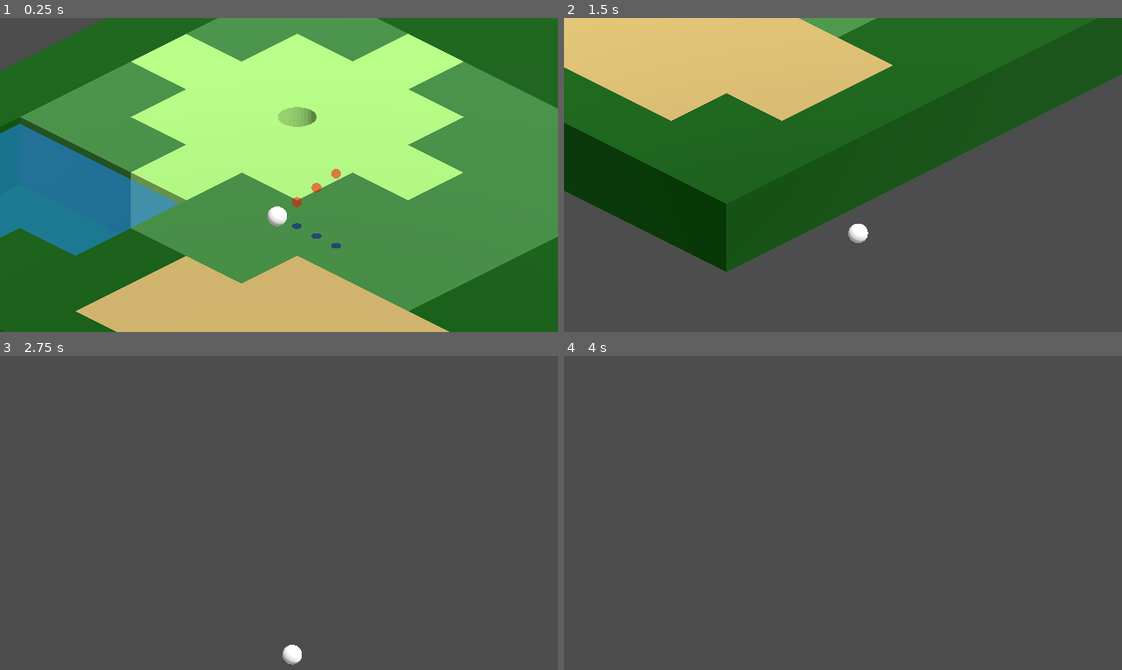
Above: before the commit, frames 1-4 (two rows, left to right).
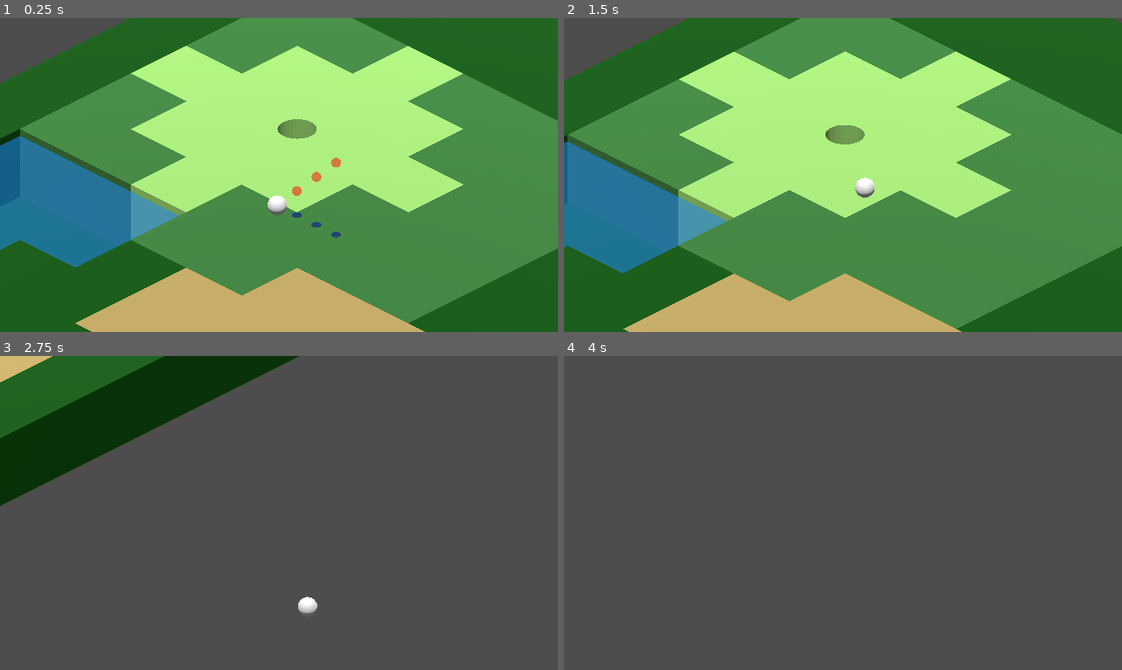
Above: after the commit, the same moments.

Repository: corin-gaiotto/gdc-jam-fall-2026
Game: Godot game, scene res://scenes/golfing.tscn
Two runs of this game, one before a commit and one after it. Both use one fixed random seed, a clock stepped at 60 frames per second and the inputs below.
Inputs:
- Up to frame 1 (0.25 s): no input
- Up to frame 2 (1.5 s): hold D (ball_angle_right) 0.53-1.28 s; tap Space (ball_launch) at 0.6, 1.35 s; hold S (ball_angle_down) from 1.28 s (still down)
- Up to frame 3 (2.75 s): release S (ball_angle_down) at 2.03 s; hold D (ball_angle_right) from 2.03 s (still down); tap Space (ball_launch) at 2.1 s
- Up to frame 4 (4 s): release D (ball_angle_right) at 2.78 s; hold W (ball_angle_up) 2.78-3.53 s; tap Space (ball_launch) at 2.85, 3.6 s; hold A (ball_angle_left) from 3.53 s (still down)

The runs differ from the first frame. In frame 1, 17% of the frame differs, in the area x 0-100%, y 0-100%; in frame 2, 92%; in frame 3, 13%; in frame 4, nothing differs.

Commit message:
add variable launch strength (still needs UI indicator)

Diff:
--- a/scenes/golfing.tscn
+++ b/scenes/golfing.tscn
@@ -10,12 +10,12 @@
 background_color = Color(0.49632627, 0.6586701, 1, 0.22352941)
 ambient_light_source = 3
 ambient_light_color = Color(1, 1, 1, 1)
-ambient_light_energy = 0.3
+ambient_light_energy = 0.1
 
 [node name="Golfing" type="Node3D" unique_id=2049913240]
 
 [node name="DirectionalLight3D" type="DirectionalLight3D" parent="." unique_id=448123260]
-transform = Transform3D(0.0540789, -0.86475813, 0.4992683, 0, 0.49999997, 0.86602545, -0.99853665, -0.0468337, 0.027039448, 0.03189373, 1.0257893, 0)
+transform = Transform3D(0.8660253, -0.48296288, 0.12940954, 0, 0.25881904, 0.9659258, -0.49999997, -0.8365162, 0.22414389, 0.03189373, 1.0257893, 0)
 
 [node name="Camera3D" type="Camera3D" parent="." unique_id=1731411613 node_paths=PackedStringArray("tracking_ball")]
 transform = Transform3D(0.7071067, -0.35355338, 0.6123724, 0, 0.8660254, 0.5, -0.7071067, -0.35355338, 0.6123724, 1, 2, 1)
--- a/scripts/golf_ball.gd
+++ b/scripts/golf_ball.gd
@@ -22,8 +22,6 @@
 const hazard_frames_required: int = 3 * 60
 var hazard_frames: int = 0
 
-var launch_strength: float = 5
-
 # aiming direction
 var ball_yaw: float = 0.0
 var ball_pitch: float = PI/4
@@ -37,6 +35,12 @@
 const ball_change_max_cd: int = 6 # number of frames before another movement is registered
 var ball_yaw_change_cd: int = 0
 var ball_pitch_change_cd: int = 0
+
+const launch_percent_change: float = 1.0/48.0 # amount the bar changes per physics tick
+var launching: bool = false
+var launch_percent_direction: float = 1 # whether bar is moving up or down (1 or -1)
+var launch_percent: float = 0
+var launch_strength: float = 10 # strength of the strongest shot
 
 func _physics_process(delta: float) -> void:
 	if is_grounded():
@@ -60,7 +64,15 @@
 		apply_central_force(Vector3(cos(wind_controller.wind_direction), 0, sin(wind_controller.wind_direction)) * wind_controller.wind_strength * delta)
 	match state:
 		BALL_STATE.AIMABLE:
-			aiming_controls()
+			linear_velocity = Vector3.ZERO
+			angular_velocity = Vector3.ZERO
+			self.set_axis_lock(PhysicsServer3D.BODY_AXIS_LINEAR_X, true)
+			self.set_axis_lock(PhysicsServer3D.BODY_AXIS_LINEAR_Y, true)
+			self.set_axis_lock(PhysicsServer3D.BODY_AXIS_LINEAR_Z, true)
+			if launching:
+				launching_controls()
+			else:
+				aiming_controls()
 			draw_aiming()
 		BALL_STATE.IN_MOTION:
 			hide_aiming()
@@ -156,13 +168,29 @@
 	ball_pitch_change_cd -= 1
 
 	if Input.is_action_just_pressed("ball_launch"):
+		launching = true
+		launch_percent = 0
+		launch_percent_direction = 1
+
+func launching_controls():
+	if Input.is_action_just_pressed("ball_launch"):
+		self.set_axis_lock(PhysicsServer3D.BODY_AXIS_LINEAR_X, false)
+		self.set_axis_lock(PhysicsServer3D.BODY_AXIS_LINEAR_Y, false)
+		self.set_axis_lock(PhysicsServer3D.BODY_AXIS_LINEAR_Z, false)
 		apply_central_impulse(Vector3(
-			cos(ball_yaw) * cos(ball_pitch) * launch_strength,
-			sin(ball_pitch) * launch_strength,
-			sin(ball_yaw) * cos(ball_pitch) * launch_strength
+			cos(ball_yaw) * cos(ball_pitch) * launch_strength * launch_percent,
+			sin(ball_pitch) * launch_strength * launch_percent,
+			sin(ball_yaw) * cos(ball_pitch) * launch_strength * launch_percent
 			))
 		stroke_count += 1
 		state = BALL_STATE.IN_MOTION
+		resting_frames = 0
+		launching = false
+
+	launch_percent += launch_percent_change * launch_percent_direction
+
+	if launch_percent >= 1 or launch_percent <= 0:
+		launch_percent_direction *= -1
 
 func hide_aiming():
 	for vis in aim_visuals:
--- a/scripts/wind_controller.gd
+++ b/scripts/wind_controller.gd
@@ -11,3 +11,5 @@
 func randomize_wind():
 	wind_direction = randf_range(0, 2 * PI)
 	wind_strength = wind_strength_curve.sample(randf_range(0, 1))
+
+## when implementing wind change cheat, want to calculate suspicion increase based on how much the wind is changing
